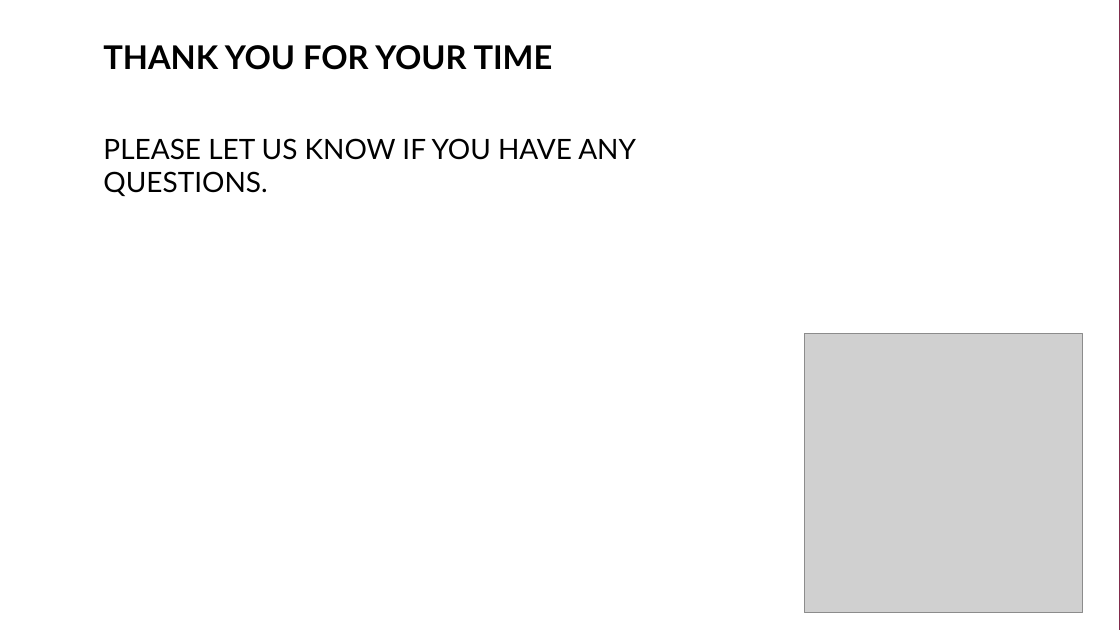
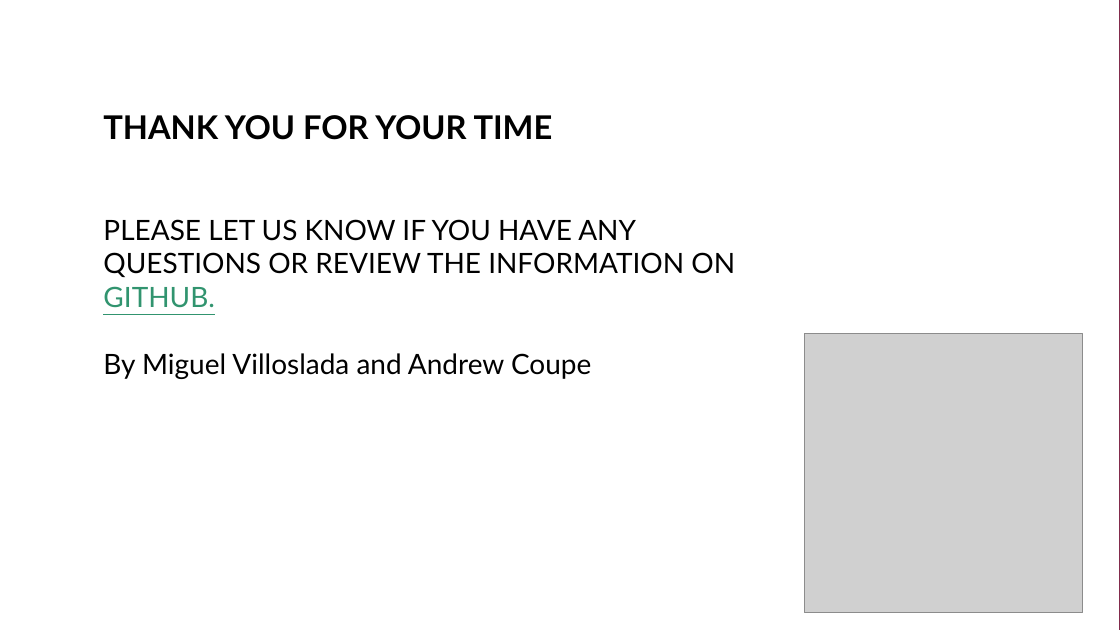
Before and after one commit to MiguelVilloslada/RealEstateProject, a slide deck: slide 10 of Presentation Slides/Project Real Estate Final.pptx. Drawn at 1120x630 pixels with LibreOffice and Linux fonts; fonts in the diff are those of the drawing; grey boxes stand for pictures; background and template pictures are left out. Boxes give left, top, right and bottom in pixels: in the first picture for what was removed or moved away, otherwise in the second. Text is boxed around its words. In the diff, an @@ line names an element or a change of style, - is before the commit and + after.

Commit message:
updated presentation final

```diff
--- a/Presentation Slides/Project Real Estate Final.pptx
+++ b/Presentation Slides/Project Real Estate Final.pptx
@@ text "THANK YOU FOR YOUR TIME": place and size @@
-text "THANK YOU FOR YOUR TIME" at [103, 45, 553, 70]
+text "THANK YOU FOR YOUR TIME" at [103, 115, 553, 140]
@@ text at [103, 219, 735, 379]: text changed @@
-PLEASE LET US KNOW IF YOU HAVE ANY QUESTIONS.
+PLEASE LET US KNOW IF YOU HAVE ANY QUESTIONS OR REVIEW THE INFORMATION ON GITHUB.
+By Miguel Villoslada and Andrew Coupe
```
Also in this commit, not shown: 3 other slides changed, 1 other file.
